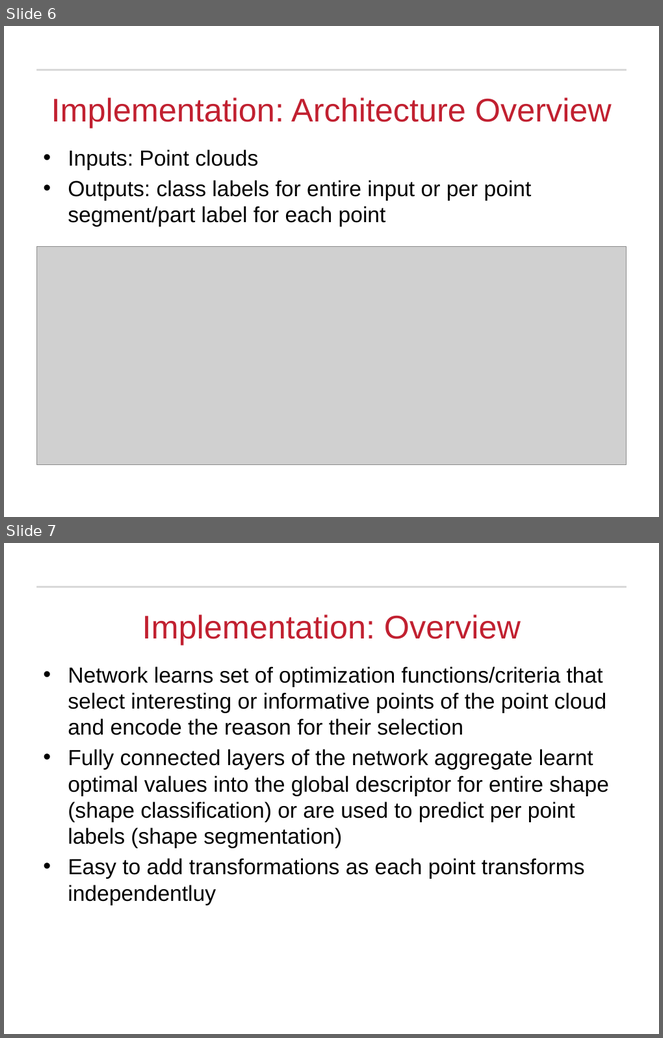
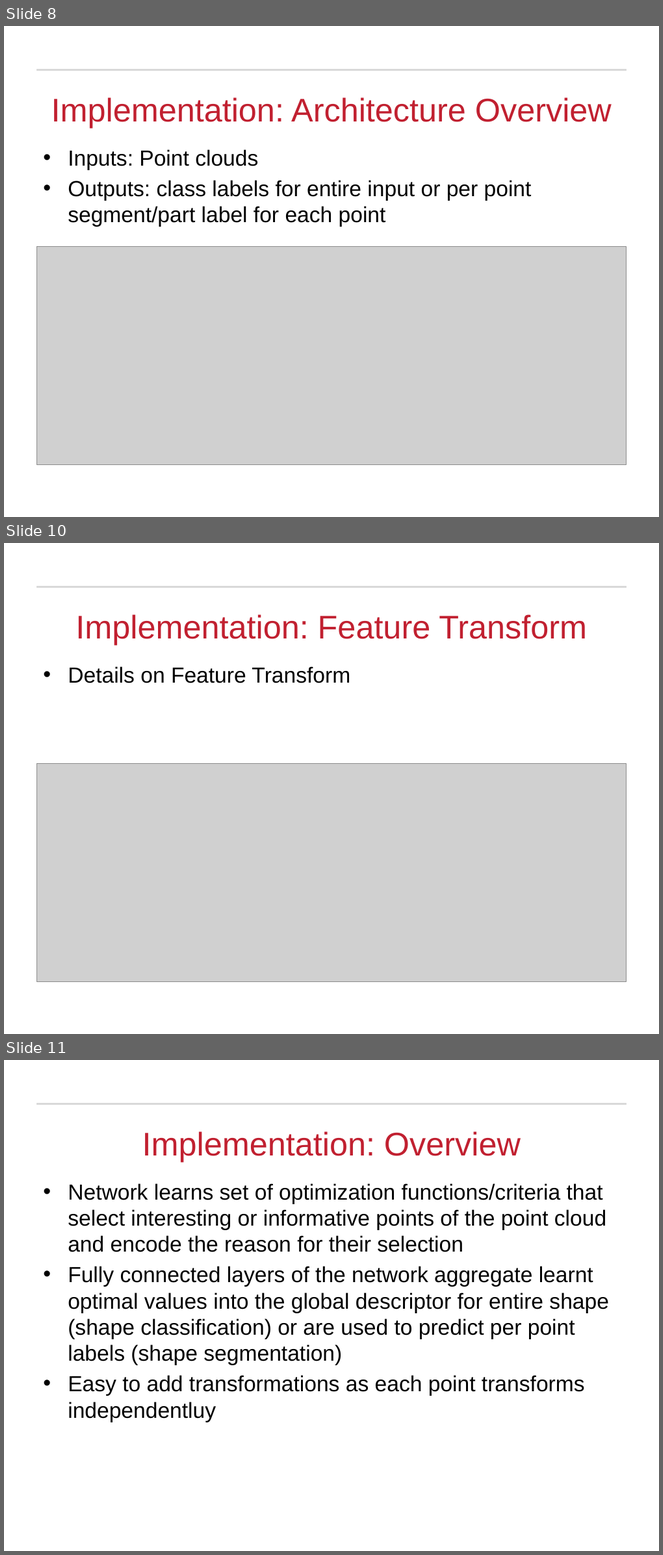
Before and after one commit to Michael-Hodges/PointNet, a slide deck: PowerPoints/EECE5554_Final_Project.pptx. Shown one above the other, each under a label of ours: slides 6 and 7 before the commit, slides 8, 10 and 11 after it; the slides between them are not shown. The pictures are 663x1038 and 663x1555 pixels, drawn with LibreOffice and Linux fonts; fonts in the diff are those of the drawing; grey boxes stand for pictures; background and template pictures are left out. Boxes give left, top, right and bottom in pixels: in the first picture for what was removed or moved away, otherwise in the second. Text is boxed around its words. In the diff, an @@ line names an element or a change of style, - is before the commit and + after.

```diff
--- a/PowerPoints/EECE5554_Final_Project.pptx
+++ b/PowerPoints/EECE5554_Final_Project.pptx
@@ slide 10 added at [4, 543, 659, 1034], background #FFFFFF; not listed: 1 template element that a slide beside it also shows @@
@@ title added at [76, 615, 587, 645], 36 pt, text #C12030 @@
+Implementation: Feature Transform
@@ text added at [68, 667, 350, 683], 24 pt, text #000000 @@
+• Details on Feature Transform
@@ picture added at [36, 764, 627, 982] @@
@@ what was slide 6 is now slide 8 @@
@@ what was slide 7 is now slide 11 @@
```
Also in this commit, not shown: 5 slides changed, 7 other slides added.
